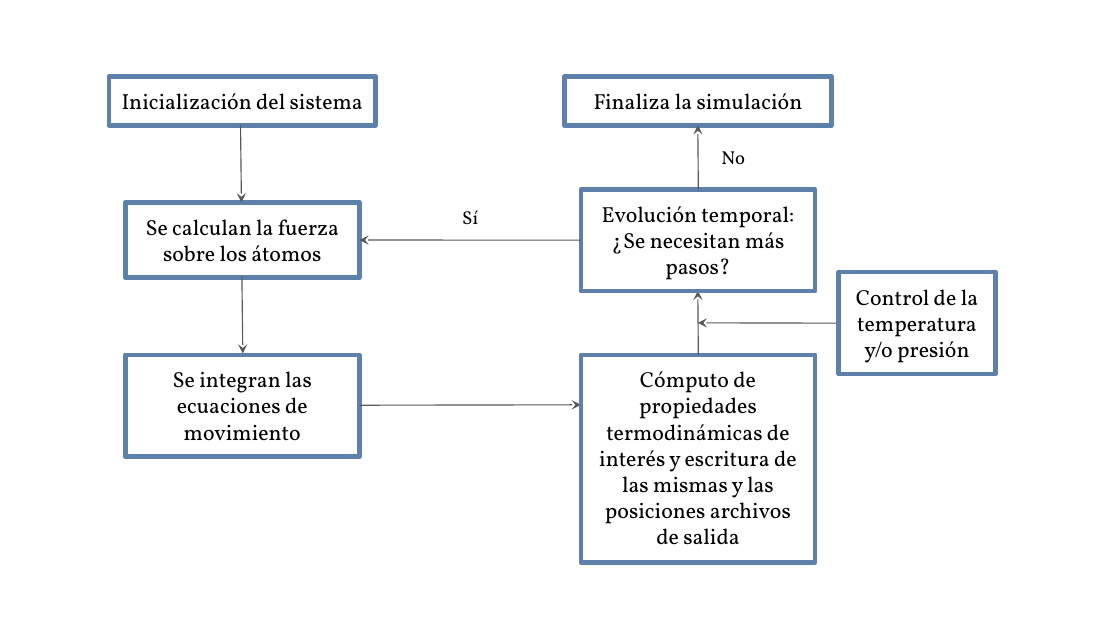
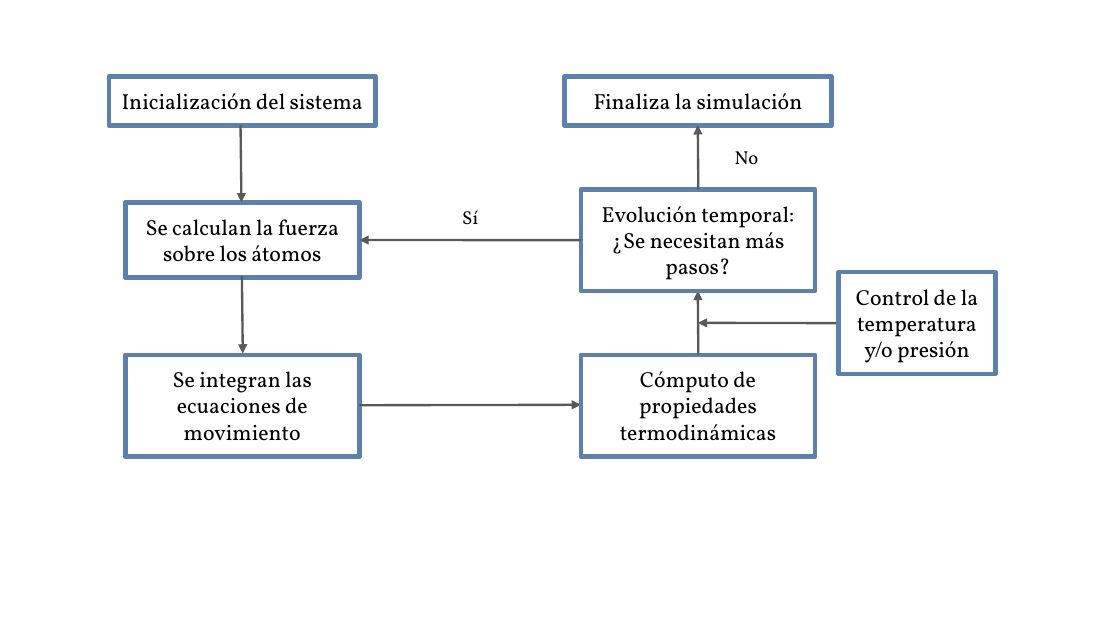
Before and after one commit to fernandezfran/thesis, a slide deck: slide 1 of src/figs/metodos/esquema_de_dinamica_molecular.pptx. Drawn at 1120x630 pixels with LibreOffice and Linux fonts; fonts in the diff are those of the drawing. Boxes give left, top, right and bottom in pixels: in the first picture for what was removed or moved away, otherwise in the second. Text is boxed around its words. In the diff, an @@ line names an element or a change of style, - is before the commit and + after.

```diff
--- a/src/figs/metodos/esquema_de_dinamica_molecular.pptx
+++ b/src/figs/metodos/esquema_de_dinamica_molecular.pptx
@@ arrow (241, 125) - (242, 203): stroke #595959 0.75 pt to #595959 1.5 pt; arrowheads changed @@
@@ arrow (699, 189) - (698, 125): stroke #595959 0.75 pt to #595959 1.5 pt; arrowheads changed @@
@@ text "No": place and size @@
-text "No" at [721,151,745,164]
+text "No" at [735,151,759,164]
@@ arrow (581, 240) - (360, 240): stroke #595959 0.75 pt to #595959 1.5 pt; arrowheads changed @@
@@ arrow (242, 277) - (243, 354): stroke #595959 0.75 pt to #595959 1.5 pt; arrowheads changed @@
@@ arrow (699, 355) - (698, 291): stroke #595959 0.75 pt to #595959 1.5 pt; arrowheads changed @@
@@ arrow (839, 324) - (698, 323): stroke #595959 0.75 pt to #595959 1.5 pt; arrowheads changed @@
@@ rectangle "Cómputo de propiedades termodinámicas": place and size @@
-rectangle "Cómputo de propiedades termodinámicas" at [581,355,815,562]
+rectangle "Cómputo de propiedades termodinámicas" at [581,355,815,457]
@@ text in rectangle at [620,371,776,441]: text changed @@
-Cómputo de propiedades termodinámicas de interés y escritura de las mismas y las posiciones archivos de salida
+Cómputo de propiedades termodinámicas
@@ arrow (360, 405) - (581, 404): stroke #595959 0.75 pt to #595959 1.5 pt; arrowheads changed @@
```
Also in this commit, not shown: 1 other file.
